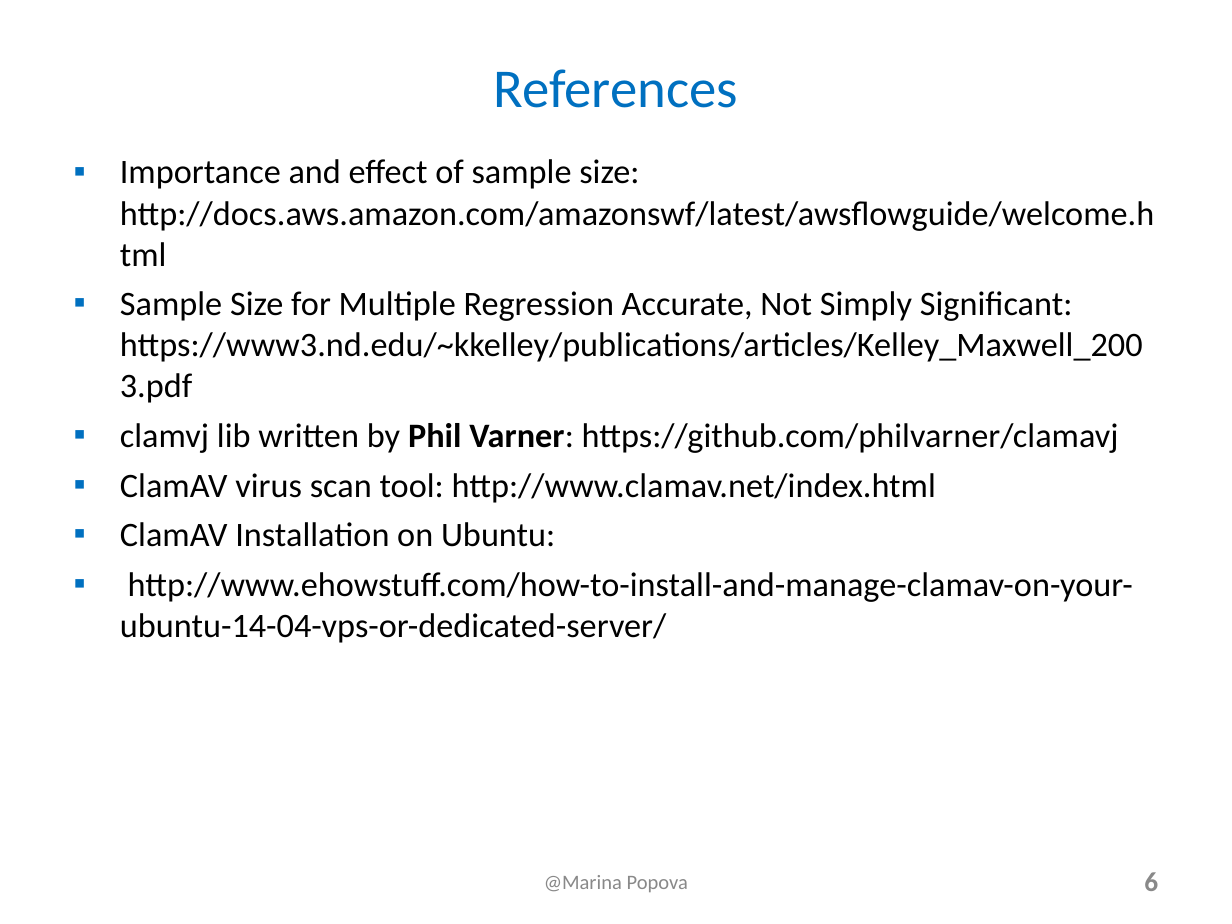
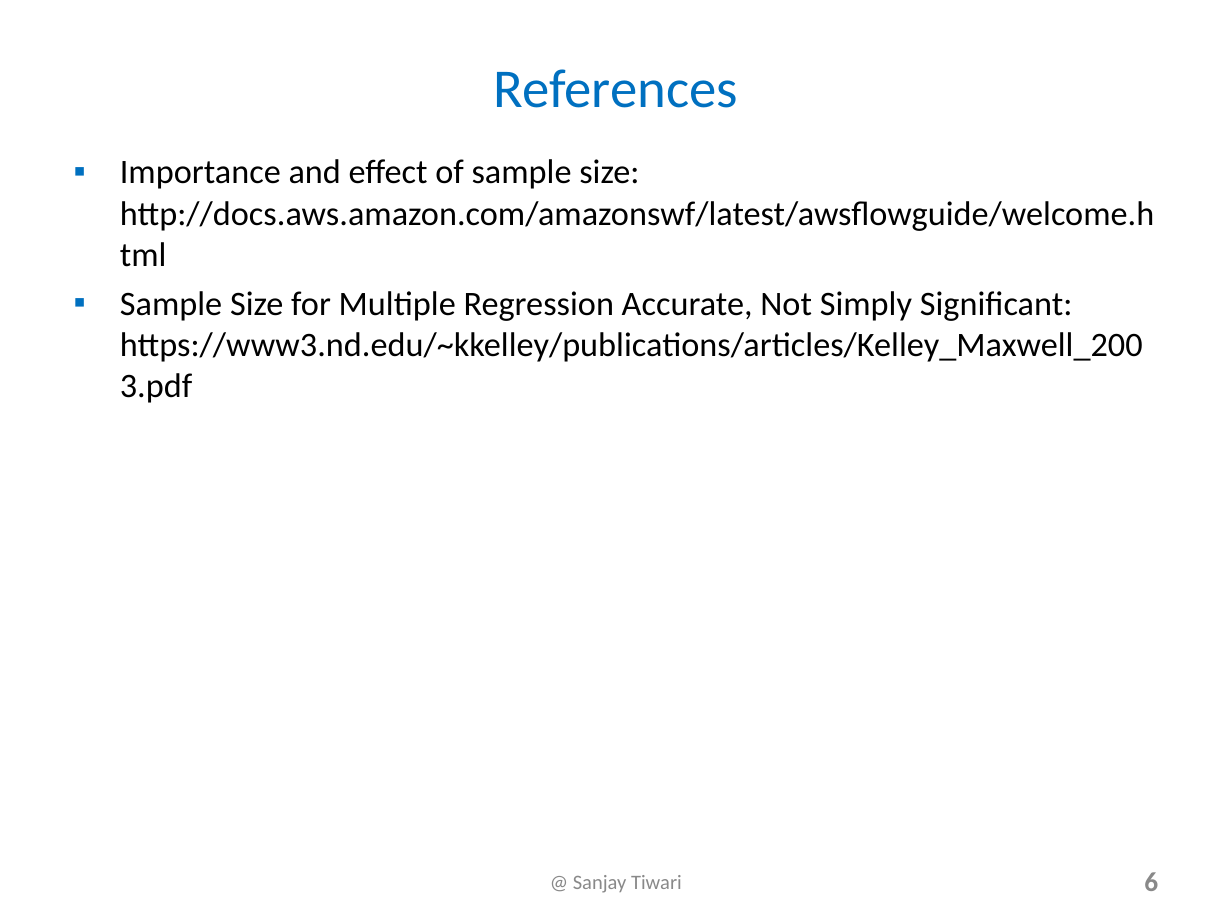
Before and after one commit to stiwarih/E-150-Grad, a slide deck: slide 6 of data-sets/final/SanjayTiwari.ppt. Drawn at 1232x924 pixels with LibreOffice and Linux fonts; fonts in the diff are those of the drawing. Boxes give left, top, right and bottom in pixels: in the first picture for what was removed or moved away, otherwise in the second. Text is boxed around its words. In the diff, an @@ line names an element or a change of style, - is before the commit and + after.

```diff
--- a/data-sets/final/SanjayTiwari.ppt
+++ b/data-sets/final/SanjayTiwari.ppt
@@ text at bbox=[120, 423, 1133, 643]: paragraphs removed @@
-▪ clamvj lib written by Phil Varner: https://github.com/philvarner/clamavj
-▪ ClamAV virus scan tool: http://www.clamav.net/index.html
-▪ ClamAV Installation on Ubuntu:
-▪ http://www.ehowstuff.com/how-to-install-and-manage-clamav-on-your-ubuntu-14-04-vps-or-dedicated-server/
@@ text at bbox=[573, 875, 682, 893]: text changed @@
-@Marina Popova
+@ Sanjay Tiwari
```
Also in this commit, not shown: 5 other slides changed, 1 other file.
